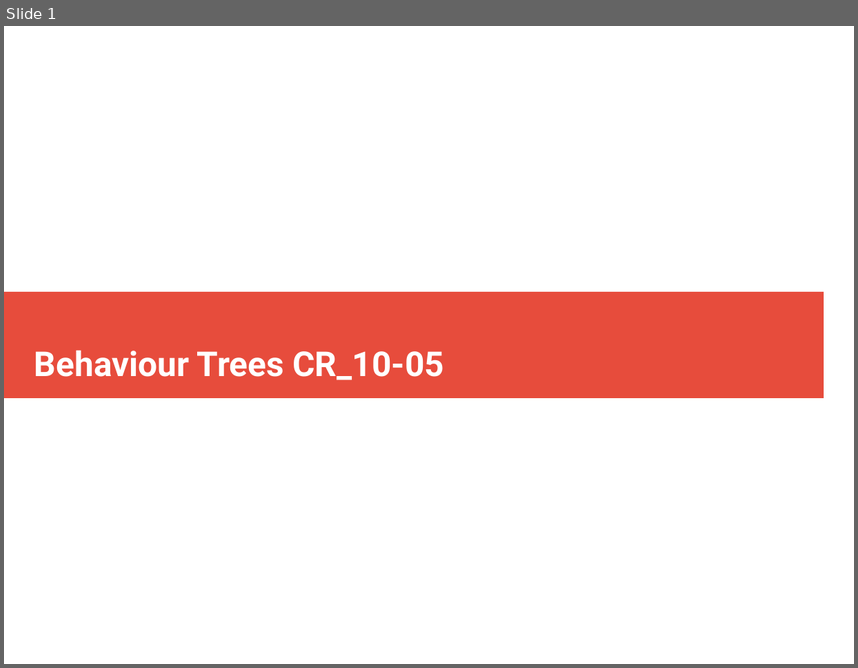
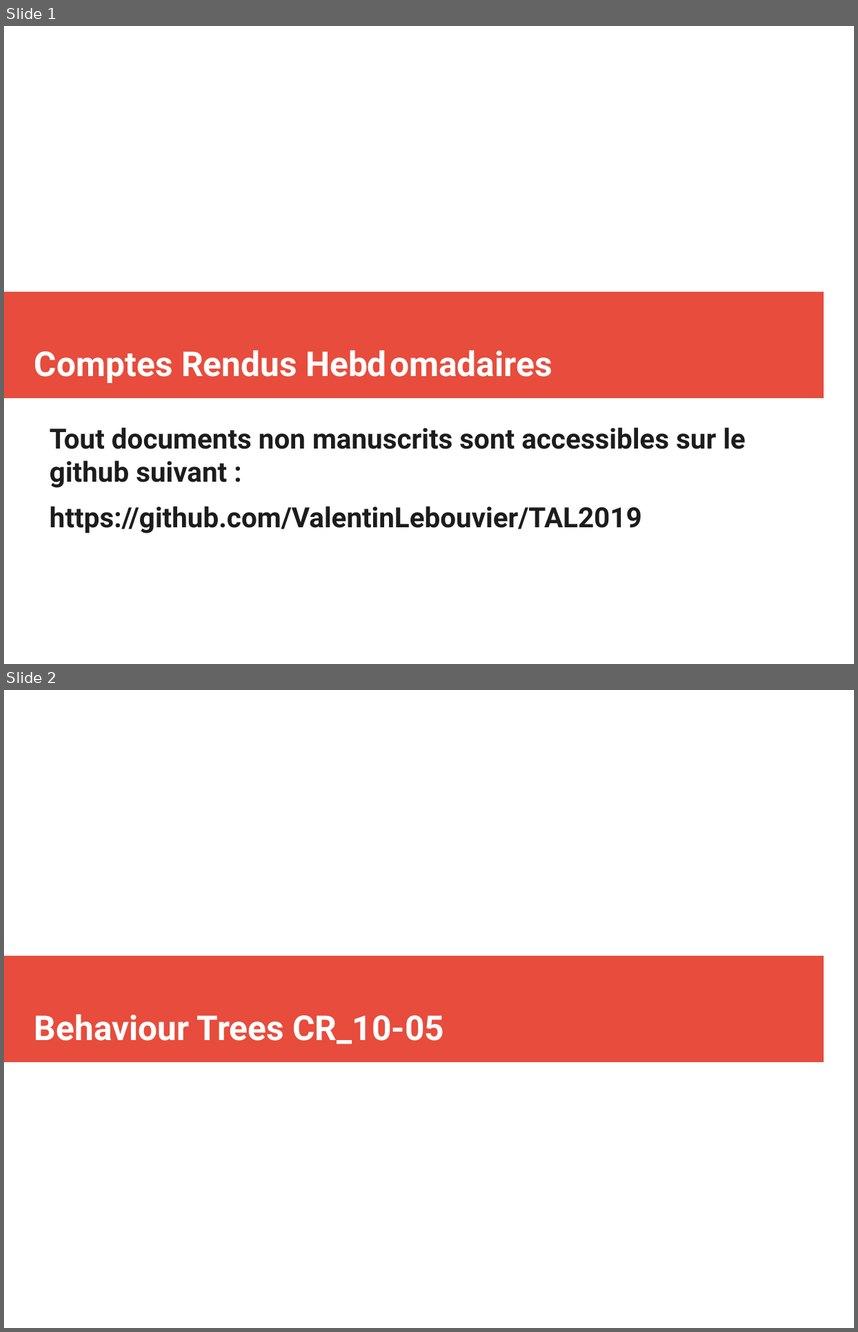
Before and after one commit to ValentinLebouvier/TAL2019, a slide deck: Comptes Rendus/CR_10-05.odp. Shown one above the other, each under a label of ours: slide 1 before the commit, slides 1 and 2 after it. The pictures are 858x668 and 858x1332 pixels, drawn with LibreOffice and Linux fonts; fonts in the diff are those of the drawing. Boxes give left, top, right and bottom in pixels: in the first picture for what was removed or moved away, otherwise in the second. Text is boxed around its words. In the diff, an @@ line names an element or a change of style, - is before the commit and + after.

```diff
--- a/Comptes Rendus/CR_10-05.odp
+++ b/Comptes Rendus/CR_10-05.odp
@@ slide 1 added at [4,26,854,664], background #FFFFFF; not listed: 1 template element that a slide beside it also shows @@
@@ title added at [34,350,297,383], 32 pt, text #FFFFFF, bold @@
+Comptes Rendus Hebdromadaires
@@ text added at [50,427,745,533], 26 pt, text #1C1C1C, bold @@
+Tout documents non manuscrits sont accessibles sur le github suivant :
+https://github.com/ValentinLebouvier/TAL2019
@@ what was slide 1 is now slide 2 @@
```
Also in this commit, not shown: 5 other slides added, 4 other files.
